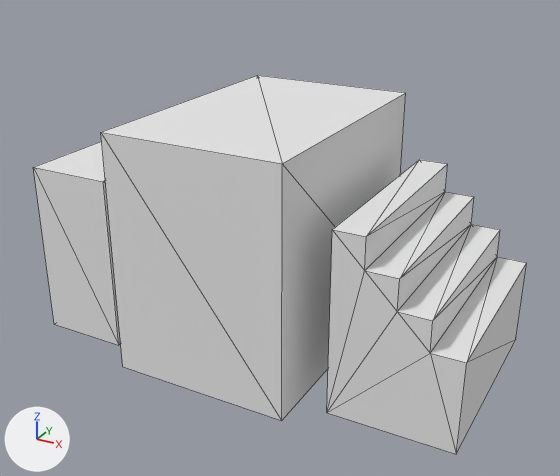
An edit to the OBJ model src/Assets/models/the_assassins/generator.obj, drawn before and after from the same camera.
Camera for both pictures: a camera (50 mm lens) standing at (-0.089, -3.667, 1.424) and looking at (-1.229, -1.595, 0.388). Every picture has the same lights, and +X, +Y and +Z are marked at lower left. Mesh edges are drawn as thin lines. Where no turn or scale is listed for an object, it has been applied to the vertices. Vertices at the same position are counted once.

Names of what the first picture shows: 'Untitled'.
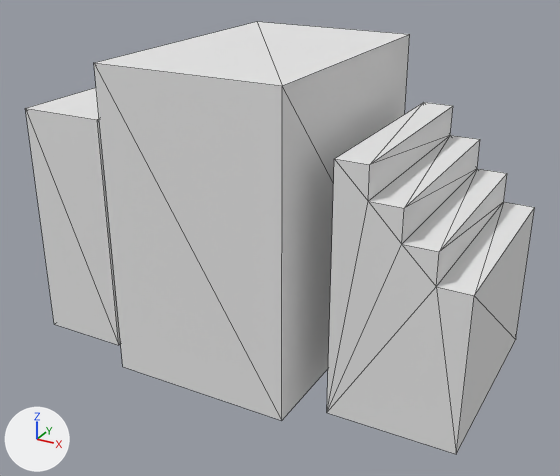
Edits to the bpy script that builds the scene:
```text
Change me_untitled:
    where me_untitled.from_pydata(...)  # 36 vertices, 60 faces; spans x -2.0..-0.5, y -2.0..-1.1, z 0.0..0.8
    used by ob_untitled; location = (0.0, 0.0, 0.0)
    me_untitled part 1: all 24 vertices in x -2.0..-0.5, y -2.0..-1.1, z 0.3..0.8 are moved by (0.0, 0.0, 0.2)
```

Changed parts and their boxes (x1, y1, x2, y2) in the pictures (560 x 476 px):
'Untitled', reshaped (14% taller)
    before: (33, 75, 527, 454)
    after: (25, 22, 535, 454)
